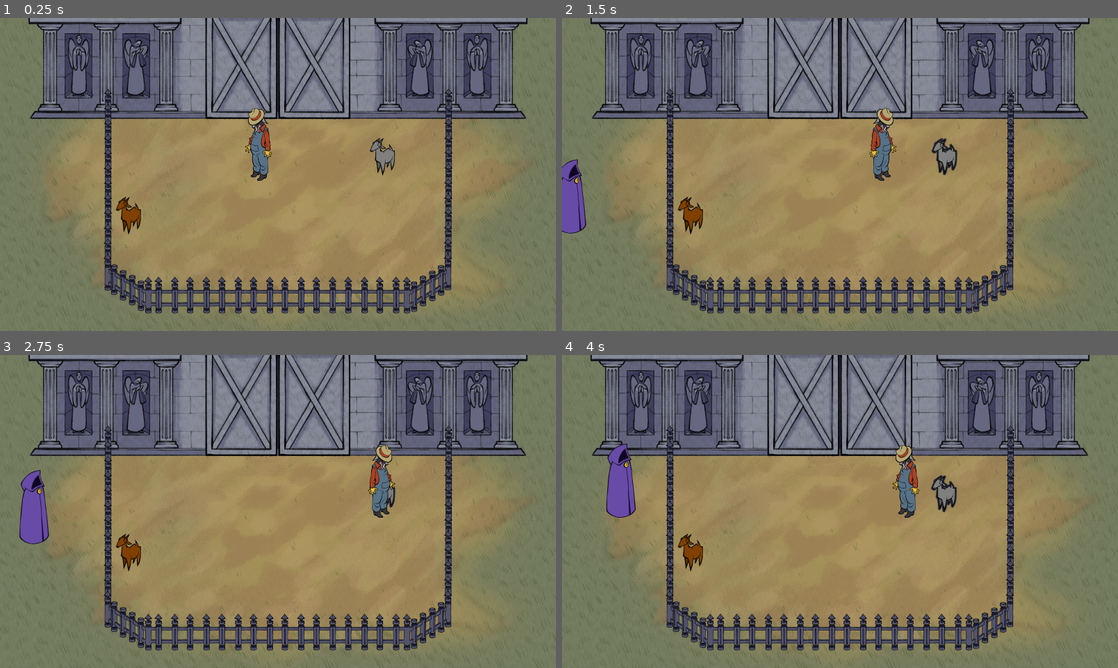
Above: before the commit, frames 1-4 (two rows, left to right).
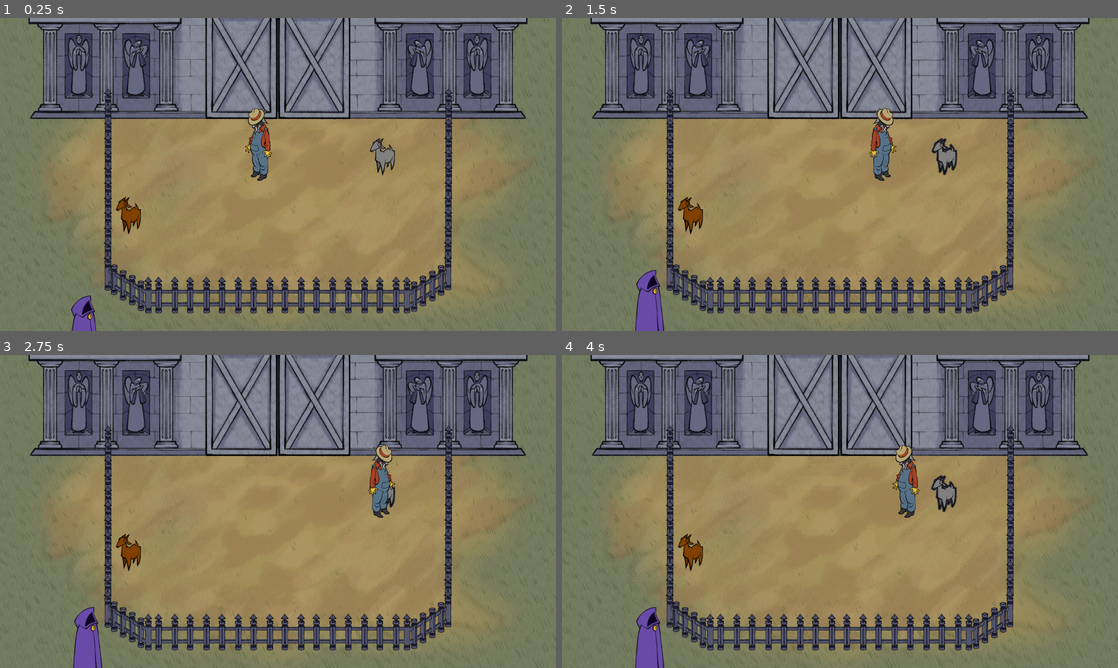
Above: after the commit, the same moments.

Repository: jadicodes/goat-game
Game: Godot game, scene res://farm/farm.tscn
Same seed, same stepped clock (60 frames per second), same inputs: the game is played once before the commit and once after it.
Inputs (mouse positions are in pixels of both pictures, inside the frame that each line leads up to):
- Up to frame 1 (0.25 s): no input
- Up to frame 2 (1.5 s): tap Enter at 0.5 s; move the mouse to (962, 158) at 0.52 s; hold D (move_right) 0.53-1.25 s; hold E (interact) 0.53-1.25 s; click (962, 158) at 0.67 s; drag from (728, 190) to (840, 80) at 1.27 s
- Up to frame 3 (2.75 s): move the mouse to (333, 442) at 2.02 s; hold D (move_right) from 2.03 s (still down); tap Alt at 2.1 s
- Up to frame 4 (4 s): release D (move_right) at 2.75 s; drag from (812, 574) to (689, 561) at 2.77 s; move the mouse to (1006, 558) at 3.52 s; hold A (move_left) from 3.53 s (still down); hold E (interact) from 3.53 s (still down)

The runs differ from the first frame. In frame 1, 0.4% of the frame differs, in the area x 12-18%, y 88-100%; in frame 2, 1.7%; in frame 3, 1.8%, in the area x 3-19%, y 36-100%; in frame 4, 1.8%.

Commit message:
Add day limit to shoppers

Diff:
--- a/project/farm/farm.gd
+++ b/project/farm/farm.gd
@@ -2,14 +2,21 @@
 
 @export var shopper_scene: PackedScene
 
+@onready var barn: Barn = %Barn
 
-func _create_shopper():
+
+func _ready() -> void:
+	_create_shopper.call_deferred()
+
+
+func _create_shopper() -> void:
 	var shopper = shopper_scene.instantiate()
 	var shopper_spawn_location = %ShopperSpawnLocation
 	shopper_spawn_location.progress_ratio = randf()
 
 	shopper.global_position = shopper_spawn_location.global_position
 	get_tree().get_root().add_child(shopper)
+	barn.day_advanced.connect(shopper._on_day_advanced)
 	print("shopper created")
 
 
--- a/project/farm/farm.tscn
+++ b/project/farm/farm.tscn
@@ -13,8 +13,6 @@
 "points": PackedVector2Array(0, 0, 0, 0, -47, 386, 0, 0, 0, 0, -53, 1109, 0, 0, 0, 0, 1939, 1105, 0, 0, 0, 0, 1941, 373)
 }
 point_count = 4
-
-[sub_resource type="ShaderMaterial" id="ShaderMaterial_ol6uc"]
 
 [node name="Farm" type="Node2D"]
 y_sort_enabled = true
@@ -33,6 +31,7 @@
 texture = ExtResource("1_a1lvl")
 
 [node name="Barn" parent="." instance=ExtResource("1_ukrf4")]
+unique_name_in_owner = true
 position = Vector2(960, 155)
 
 [node name="Farmer" parent="." instance=ExtResource("1_at1a1")]
@@ -60,8 +59,4 @@
 position = Vector2(-47, 386)
 rotation = 1.57909
 
-[node name="Shopper" parent="." instance=ExtResource("4_72csm")]
-material = SubResource("ShaderMaterial_ol6uc")
-position = Vector2(-70, 725)
-
 [connection signal="day_advanced" from="Barn" to="." method="_on_barn_day_advanced"]
--- a/project/shopper/shopper.gd
+++ b/project/shopper/shopper.gd
@@ -1,7 +1,10 @@
 class_name Shopper
 extends CharacterBody2D
 
+const TOTAL_DAYS := 4
+
 var speed: int = 100
+var _days: int = 0
 
 @onready var state_machine: StateMachine = $StateMachine
 
@@ -23,3 +26,10 @@
 
 func stop_hover() -> void:
 	%DirectionalSprite2D.material.set_shader_parameter("enabled", false)
+
+
+func _on_day_advanced() -> void:
+	_days += 1
+
+	if _days >= TOTAL_DAYS:
+		state_machine.transition_to_next_state(ShopperState.ORDER_FAILURE)
Not shown: 1 places in project/farm/farm.tscn that only renumber resources
